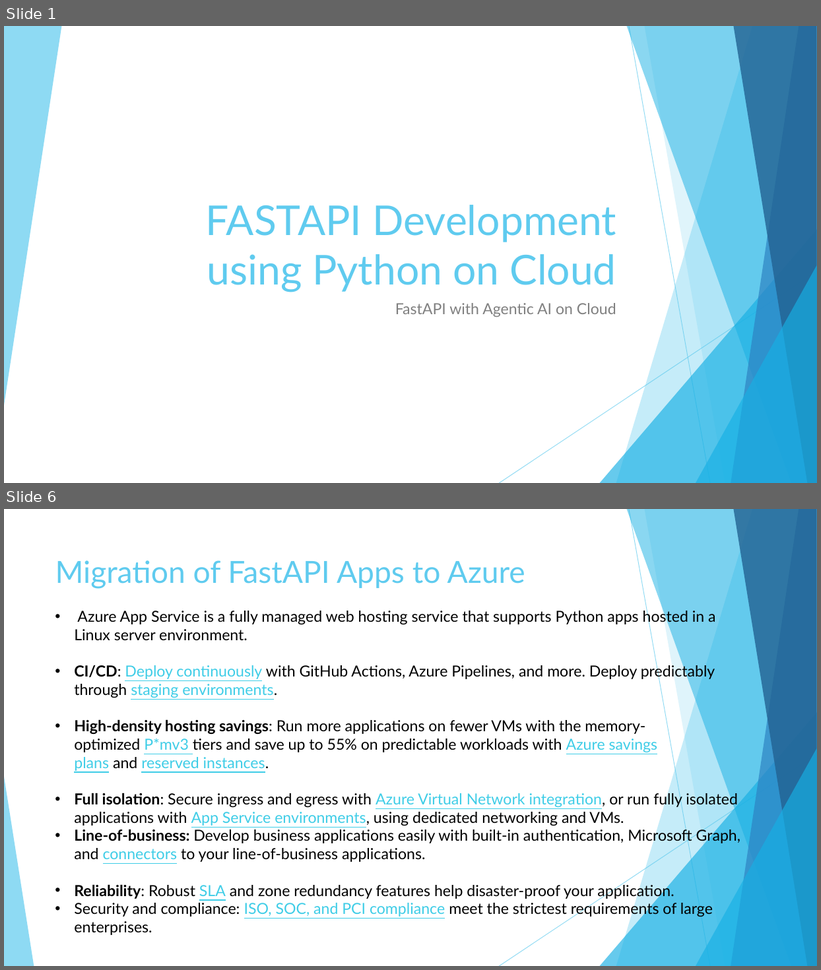
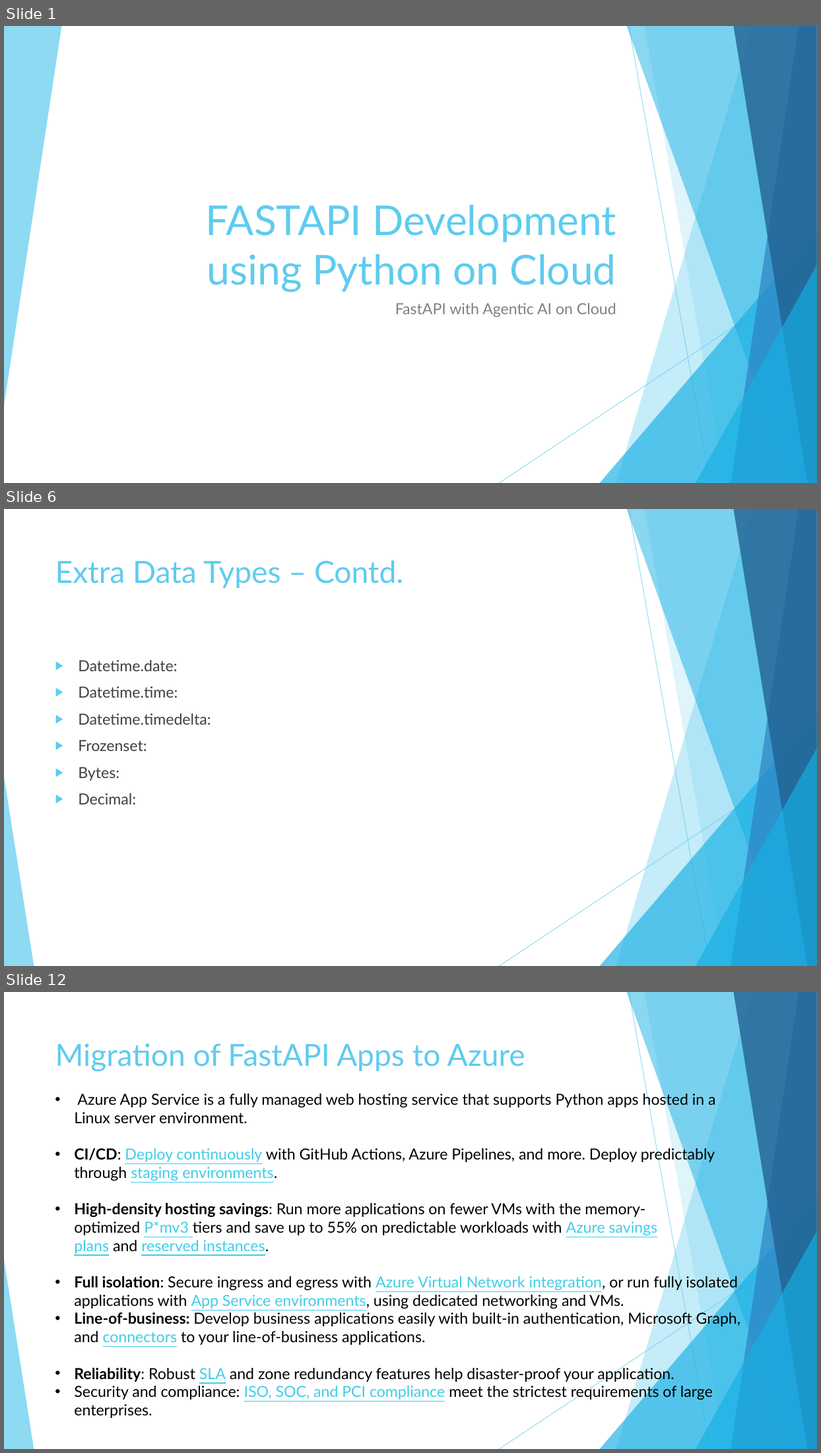
Before and after one commit to imcuteani/FastAPI-PythonAI-Development, a slide deck: Slides/Day-3/FASTAPI Development using Python on Cloud-Day3.pptx. Shown one above the other, each under a label of ours: slides 1 and 6 before the commit, slides 1, 6 and 12 after it; the slides between them are not shown. The pictures are 821x970 and 821x1453 pixels, drawn with LibreOffice and Linux fonts; fonts in the diff are those of the drawing. Boxes give left, top, right and bottom in pixels: in the first picture for what was removed or moved away, otherwise in the second. Text is boxed around its words. In the diff, an @@ line names an element or a change of style, - is before the commit and + after.

```diff
--- a/Slides/Day-3/FASTAPI Development using Python on Cloud-Day3.pptx
+++ b/Slides/Day-3/FASTAPI Development using Python on Cloud-Day3.pptx
@@ slide 6 added at (x1=4, y1=509, x2=817, y2=966), background #FFFFFF; not listed: 10 template elements that a slide beside it also shows @@
@@ title added at (x1=55, y1=560, x2=403, y2=588), 36 pt, text #5FCBEF @@
+Extra Data Types – Contd.
@@ text added at (x1=78, y1=660, x2=211, y2=805), 18 pt, text #404040 @@
+▶ Datetime.date:
+▶ Datetime.time:
+▶ Datetime.timedelta:
+▶ Frozenset:
+▶ Bytes:
+▶ Decimal:
@@ what was slide 6 is now slide 12 @@
```
Also in this commit, not shown: 3 slides changed, 11 other slides added, 8 other files.
